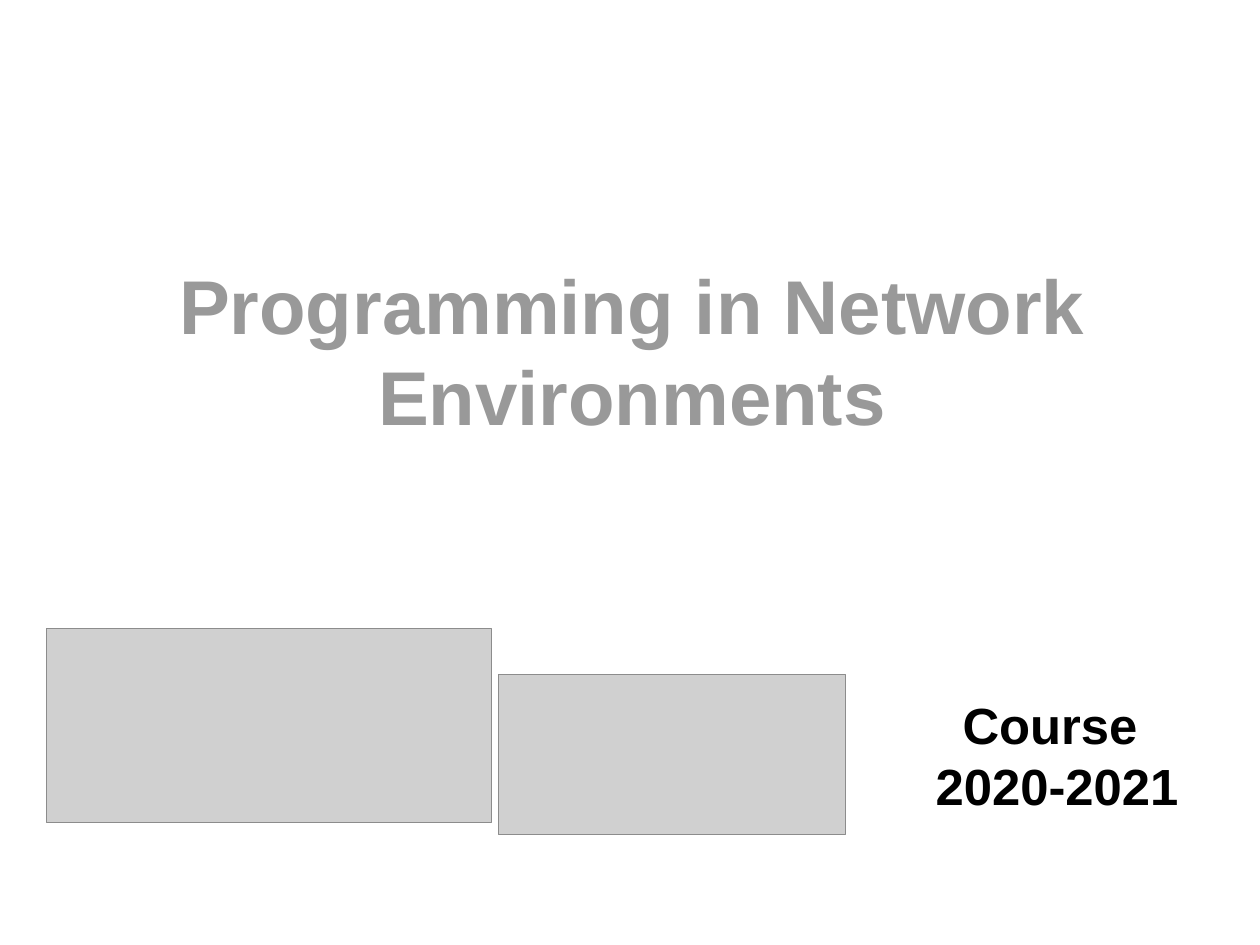
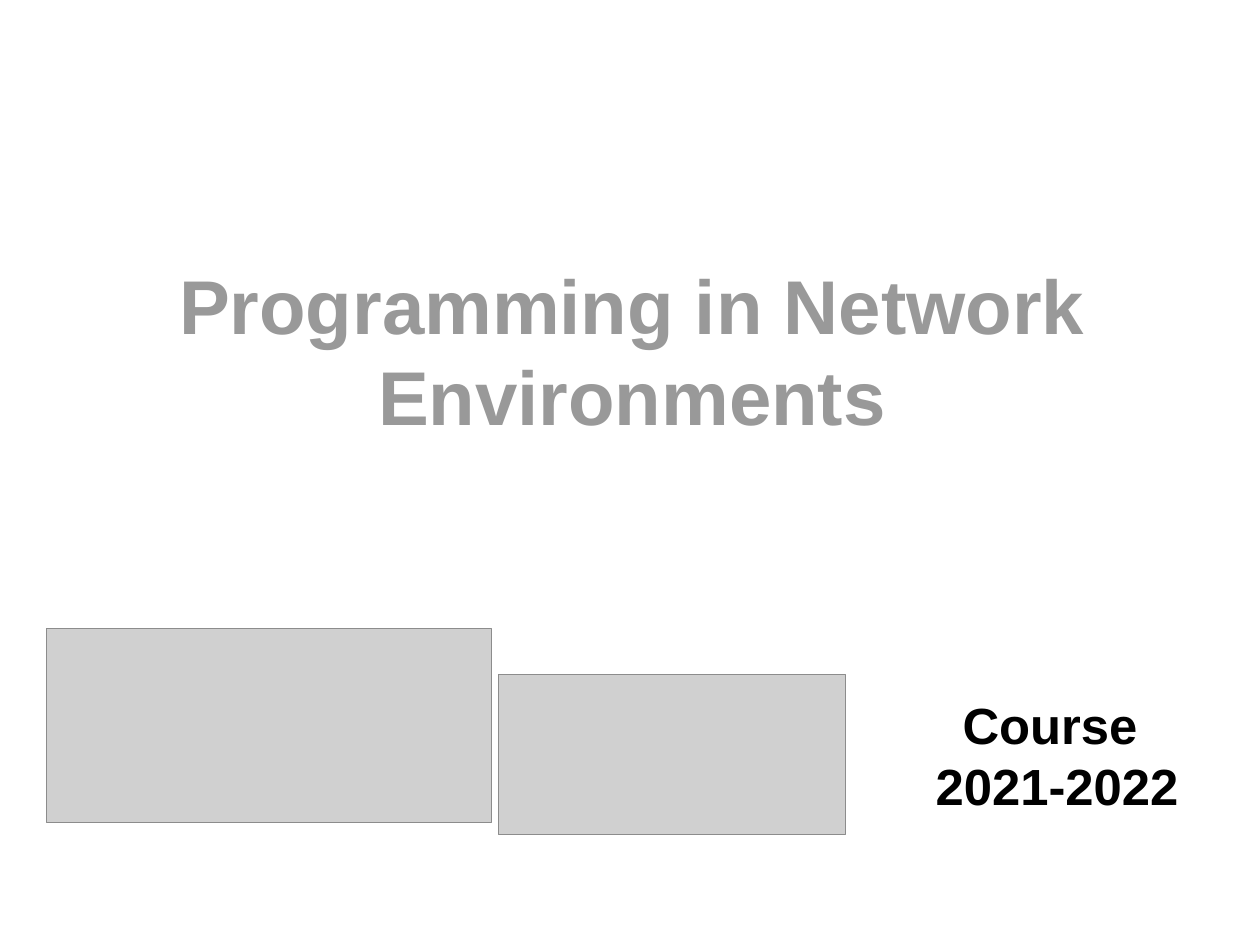
Before and after one commit to rodperex/PNE, a slide deck: slide 1 of Cover/Cover.odp. Drawn at 1260x945 pixels with LibreOffice and Linux fonts; fonts in the diff are those of the drawing; grey boxes stand for pictures. Boxes give left, top, right and bottom in pixels: in the first picture for what was removed or moved away, otherwise in the second. Text is boxed around its words. In the diff, an @@ line names an element or a change of style, - is before the commit and + after.

```diff
--- a/Cover/Cover.odp
+++ b/Cover/Cover.odp
@@ title at <box>936,708,1179,806</box>: text changed @@
-Course
-2020-2021
+Course
+2021-2022
```
Also in this commit, not shown: 1 other file.
